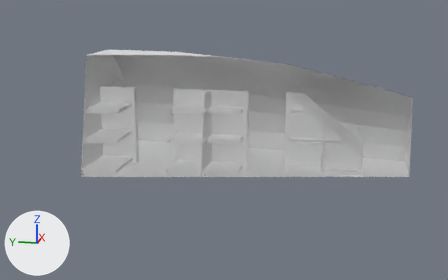
The Blender file ponorka/Zásoby/StorageShelfs.blend: old version first, new version second.
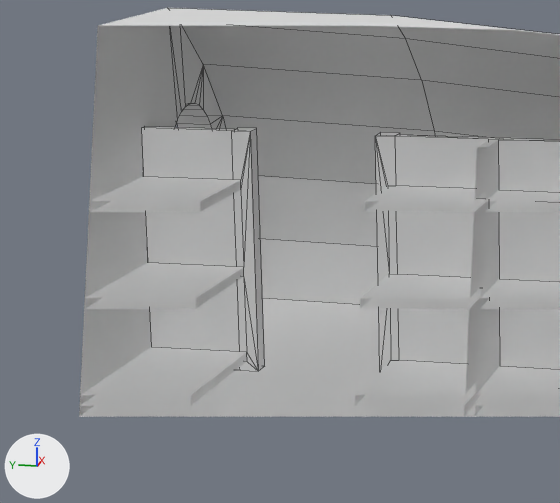
Old and new are each drawn whole from a camera (50 mm lens) standing at (-15.44, -29.64, 5.57) and looking at (2.04, -26.14, 1.2) and again close up on the part from 13% to 51% of the width and 17% to 73% of the height. Lighting does not change. The marker at lower left points along +X, +Y and +Z. The close-ups show mesh edges as thin lines. Everything nearer to the camera than a plane just in front of the edit is cut away.

Objects in the first close-up: 'Cube.004', 'Storage'.
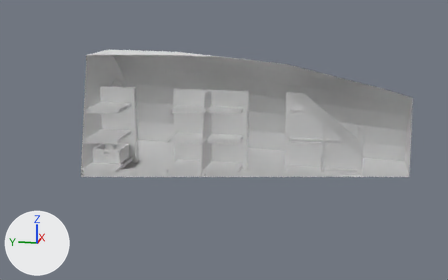
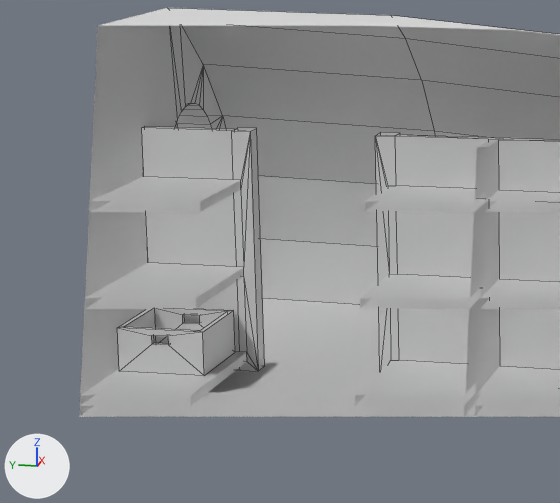
Commit message: Storage stuff

Pixel boxes (x1, y1, x2, y2) of what changed, in the close-ups (560 x 503 px):
'Basked', added
    after: (117, 308, 235, 376)

Diff of the bpy script that builds the scene:
```diff
--- a/ponorka/Zásoby/StorageShelfs.blend.py
+++ b/ponorka/Zásoby/StorageShelfs.blend.py
@@ me_cube_041 @@
+me_cube_041.from_pydata(...)  # 32 vertices, 34 faces; spans x -0.447..0.447, y -0.447..0.447, z 0.0..0.447
@@ ob_basked @@
+ob_basked = bpy.data.objects.new('Basked', me_cube_041)
+ob_basked.location = (2.968, -22.23, 0.123)
```
